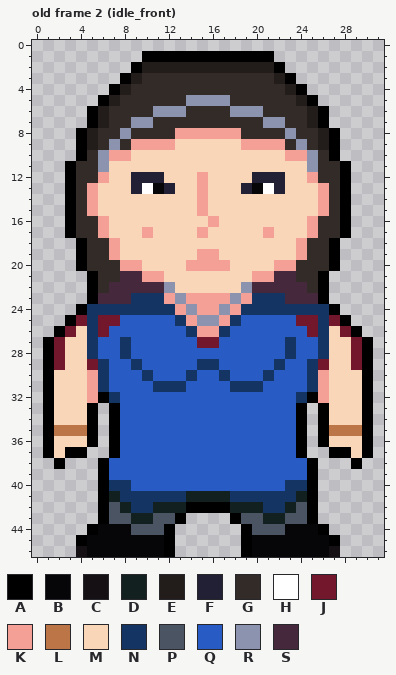
Pixel-art file -- Assets/Characters/NPCs/Man.aseprite. This is how it looked before the edit.
32x47 pixels, 30 frames. Shown: old frame 2 (idle_front). The commit also changed other frames, which this record leaves out.
Visible layers, top first: "Head", "Body".
Palette (. is transparent): A #000000  B #060608  C #141013  D #122020  E #221c1a  F #222034  G #322b28  H #ffffff  J #73172d  K #f5a097  L #bb7547  M #fad6b8  N #143464  P #4a5462  Q #285cc4  R #8b93af  S #45283c
Pixels before, old frame 2 (idle_front), first column x 1:
 1 .........AAAAAAAAAAAA.........
 2 ........AEEEEEEEEEEEEA........
 3 .......AEGGGGGGGGGGGGEA.......
 4 ......AEGGGGGGGGGGGGGGEA......
 5 .....AEGGGGGGRRRRGGGGGGEA.....
 6 ....AEGGGGRRRGGGGRRRGGGGEA....
 7 ....AEGGRRGGGGGGGGGGRRGGEA....
 8 ...AEGGRGGGGKKKKKKGGGGRGGEA...
 9 ...AEGRGKKKKMMMMMMKKKKGRGEA...
10 ...AGRKKMMMMMMMMMMMMMMKKRGA...
11 ..AGGRMMMMMMMMMMMMMMMMMMRGGA..
12 ..AGGKMMFFFMMMKMMMMFFFMMKGGA..
13 ..AGKMMMFHBFMMKMMMFBHFMMMKGA..
14 ..AGKMMMMMMMMMKMMMMMMMMMMKGA..
15 ..AGKMMMMMMMMMKMMMMMMMMMMKGA..
16 ..AGGKMMMMMMMMMKMMMMMMMMKGGA..
17 ..AGGKMMMKMMMMKMMMMMKMMMKGGA..
18 ...AGGKMMMMMMMMMMMMMMMMKGGA...
19 ...AGGKMMMMMMMKKMMMMMMMKGGA...
20 ...AGGGKKMMMMKKKKMMMMKKGGGA...
21 ....AGGSSKKMMMMMMMMKKSSGGA....
22 ....AGSSSSSRMMMMMMRSSSSSGA....
23 ....ASSSNNNKRKKKKRKNNNSSSA....
24 ...ANNNNNNNNKRKKRKNNNNNNNNA...
25 ..AJNJJQQQQQNKRRKNQQQQQJJNJA..
26 .AJMNJQQQQQQQNKKNQQQQQQQJNMJA.
27 AJMMNQQNQQQQQQJJQQQQQQNQQNMMJA
28 AJMMNQQNQQQQQQQQQQQQQQNQQNMMJA
29 AJMMJNQQNQQQQQNNQQQQQNQQNJMMJA
30 AMMMKNQQQNQQQNQQNQQQNQQQNKMMMA
31 AMMMKNQQQQNNNQQQQNNNQQQQNKMMMA
32 AMMMKANQQQQQQQQQQQQQQQQNAKMMMA
33 AMMMA.AQQQQQQQQQQQQQQQQA.AMMMA
34 AMMMA.AQQQQQQQQQQQQQQQQA.AMMMA
35 ALLLA.AQQQQQQQQQQQQQQQQA.ALLLA
36 AMMMA.AQQQQQQQQQQQQQQQQA.AMMMA
37 AMAA..AQQQQQQQQQQQQQQQQA..AAMA
38 .A...AQQQQQQQQQQQQQQQQQQA...A.
39 .....AQQQQQQQQQQQQQQQQQQA.....
40 .....ANNQQQQQQQQQQQQQQNNA.....
41 .....ADNNNNNNDDDDNNNNNNDA.....
42 .....APDNNDDDAAAADDDNNDPA.....
43 .....APPDDPPA....APPDDPPA.....
44 ....ABBBPPPA......APPPBBBA....
45 ...ABBBBBBBA......ABBBBBBBA...
46 ...CBBBBBBBA......ABBBBBBBC...
After the commit:
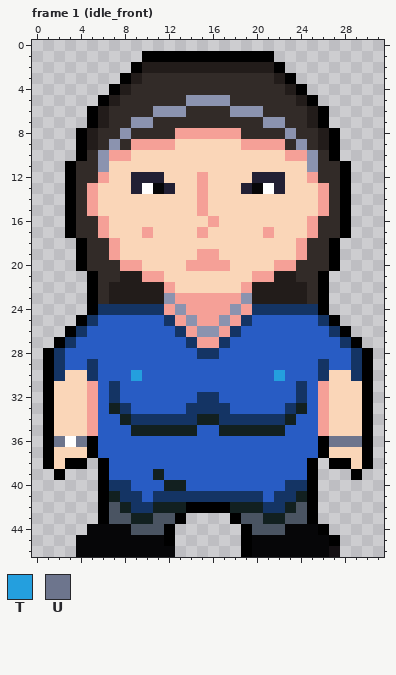
Colours new in this view: T #249fde  U #6d758d
A new or re-ordered frame is compared with the old frame closest to it.
Changes in this commit:
frames 30 -> 33
Frame 1 (idle_front) is new; against old frame 2 (idle_front), layers "Head", "Body":
y 21: x 8..9 SS -> EE; x 22..23 SS -> EE
y 22: x 7..12 SSSSSR -> EEEEEK; x 19..24 RSSSSS -> KEEEEE
y 23: x 6..13 SSSNNNKR -> GEEEEERK; x 18..25 RKNNNSSS -> KREEEEEG
y 24: x 4..5 AN -> .A; x 12..14 NKR -> KRK; x 17..19 RKN -> KRK; x 26..27 NA -> A.
y 25: x 3..4 AJ -> .A; x 6..7 JJ -> QQ; x 12..19 QNKRRKNQ -> NKRKKRKN; x 24..25 JJ -> QQ; x 27..28 JA -> A.
y 26: x 2..6 AJMNJ -> .ANQQ; x 13..18 QNKKNQ -> NKRRKN; x 25..29 JNMJA -> QQNA.
y 27: x 1..5 AJMMN -> .ANQQ; x 8 N -> Q; x 14..17 QJJQ -> NKKN; x 23 N -> Q; x 26..30 NMMJA -> QQNA.
y 28: x 2..5 JMMN -> NQQQ; x 8 N -> Q; x 15..16 QQ -> NN; x 23 N -> Q; x 26..29 NMMJ -> QQQN
y 29: x 2..6 JMMJN -> NQQNQ; x 9 N -> Q; x 15..16 NN -> QQ; x 22 N -> Q; x 25..29 NJMMJ -> QNQQN
y 30: x 2 M -> N; x 5..6 KN -> NQ; x 9..10 QN -> TQ; x 14 N -> Q; x 17 N -> Q; x 21..22 NQ -> QT; x 25..26 NK -> QN; x 29 M -> N
y 31: x 6..7 NQ -> QN; x 11..13 NNN -> QQQ; x 18..20 NNN -> QQQ; x 24..25 QN -> NQ
y 32: x 6 A -> Q; x 15..16 QQ -> NN; x 25 A -> Q
y 33: x 5..8 A.AQ -> KQDN; x 14..17 QQQQ -> NNNN; x 23..26 QA.A -> NDQK
y 34: x 5..26 A.AQQQQQQQQQQQQQQQQA.A -> KQQDNNNNNNDDNNNNNNDQQK
y 35: x 2..7 LLLA.A -> MMMKQQ; x 9..14 QQQQQQ -> DDDDDD; x 17..22 QQQQQQ -> DDDDDD; x 24..29 A.ALLL -> QQKMMM
y 36: x 2..4 MMM -> UHU; x 6..7 .A -> QQ; x 24..25 A. -> QQ; x 27..29 MMM -> UUU
y 37: x 3..7 AA..A -> MMAQQ; x 24..28 A..AA -> QQAMM
y 38: x 1..4 .A.. -> AMAA; x 27..30 ..A. -> AAMA
y 39: x 2 . -> A; x 11 Q -> D; x 29 . -> A
y 40: x 12..13 QQ -> DD
y 41: x 10 N -> Q; x 14..17 DDDD -> NNNN; x 21 N -> Q
y 44: x 5 A -> B
y 45: x 4 A -> B
y 46: x 4 C -> B; x 12 A -> B
